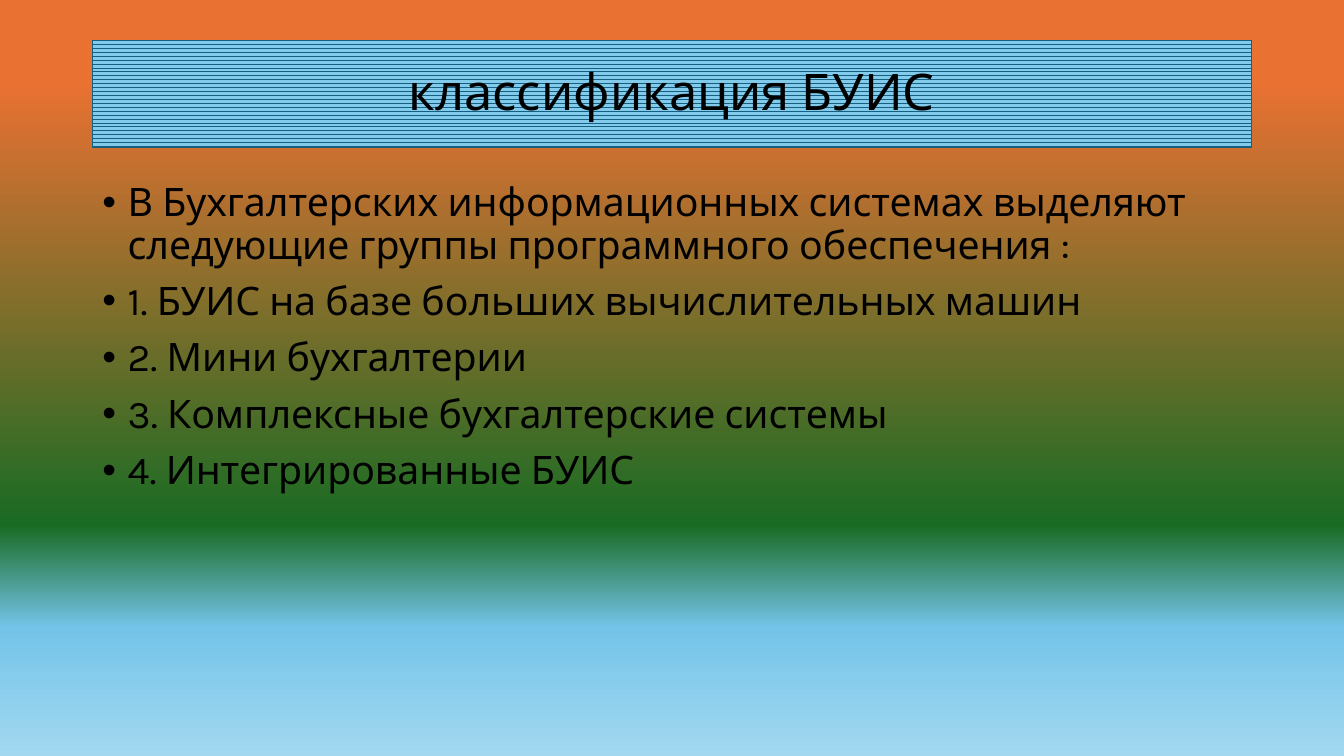
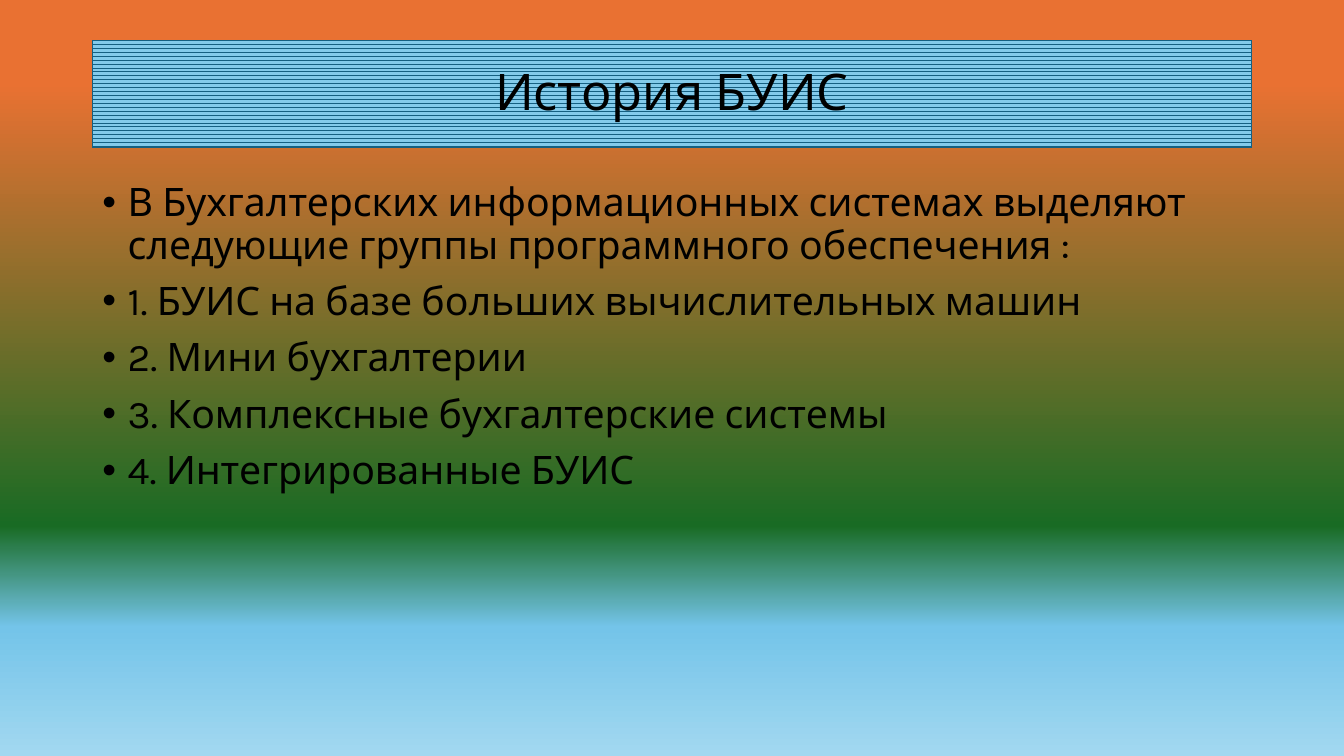
Before and after one commit to Di-Liks/Classification-of-BUIS, a slide deck: slide 3 of классификация БУИС.pptx. Drawn at 1344x756 pixels with LibreOffice and Linux fonts; fonts in the diff are those of the drawing. Boxes give left, top, right and bottom in pixels: in the first picture for what was removed or moved away, otherwise in the second. Text is boxed around its words. In the diff, an @@ line names an element or a change of style, - is before the commit and + after.

```diff
--- a/классификация БУИС.pptx
+++ b/классификация БУИС.pptx
@@ title at bbox=[495, 64, 849, 122]: text changed @@
-классификация БУИС
+История БУИС
```
Also in this commit, not shown: 6 other slides changed, 2 slides added.
